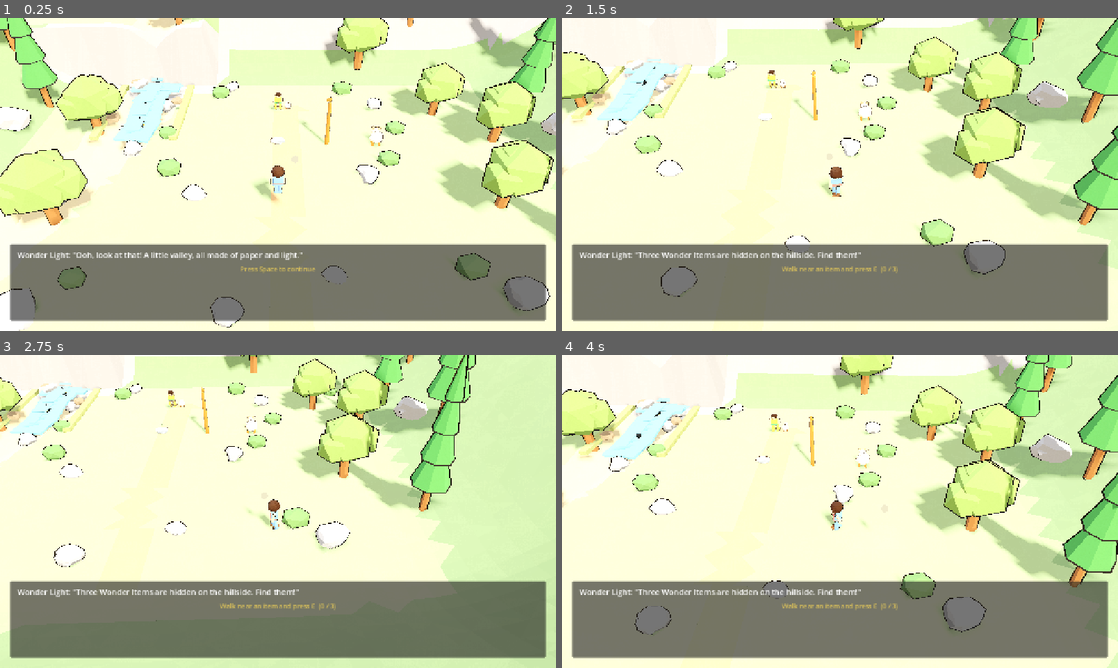
Above: before the commit, frames 1-4 (two rows, left to right).
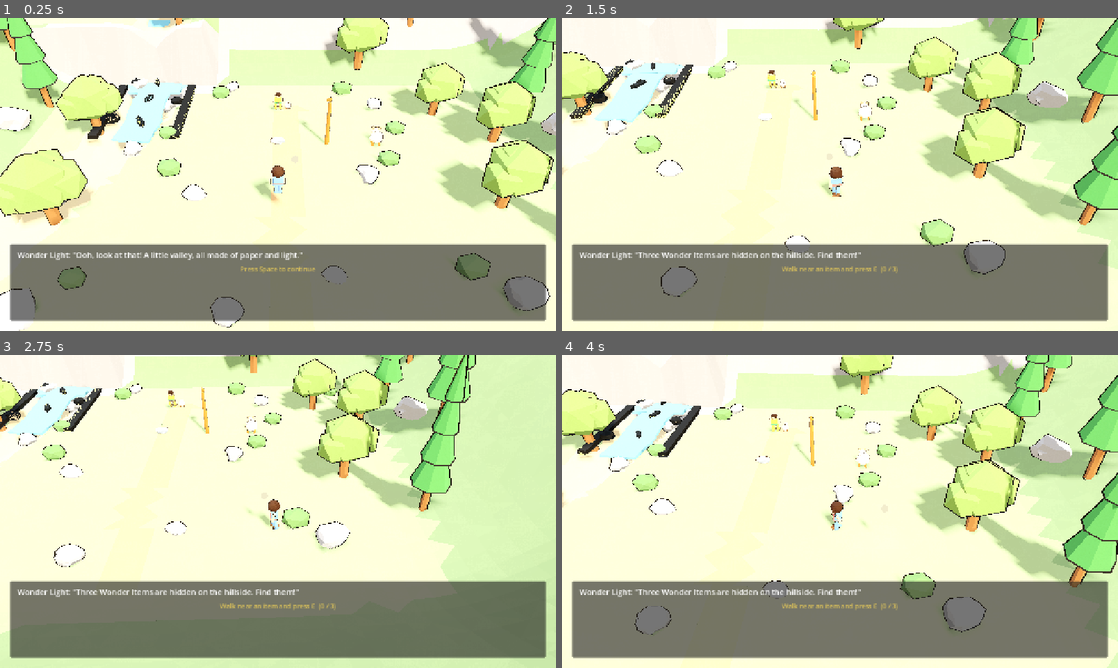
Above: after the commit, the same moments.

Repository: onesLeo/little-light
Game: Godot game, scene res://scenes/main.tscn
Two runs of this game, one before a commit and one after it. Both use one fixed random seed, a clock stepped at 60 frames per second and the inputs below.
Inputs:
- Up to frame 1 (0.25 s): no input
- Up to frame 2 (1.5 s): tap Space (ui_accept) at 0.5, 0.77 s; hold D (move_right) 0.53-1.28 s; hold E (interact) 0.53-1.28 s; hold S (move_back) from 1.28 s (still down); tap Enter at 1.35 s
- Up to frame 3 (2.75 s): tap Space (ui_accept) at 1.52 s; tap E (interact) at 2 s; release S (move_back) at 2.03 s; hold D (move_right) from 2.03 s (still down); hold E (interact) from 2.03 s (still down)
- Up to frame 4 (4 s): release D (move_right) at 2.78 s; release E (interact) at 2.78 s; hold W (move_forward) 2.78-3.53 s; tap Enter at 2.85 s; tap Space (ui_accept) at 3.02, 3.77 s; tap E (interact) at 3.5 s; hold A (move_left) from 3.53 s (still down); hold E (interact) from 3.53 s (still down)

The runs differ from the first frame. In frame 1, 1.0% of the frame differs, in the area x 15-36%, y 0-42%; in frame 2, 1.0%; in frame 3, 0.8%; in frame 4, 1.0%, in the area x 2-25%, y 13-35%.

Commit message:
Art: Bethlehem stream fish alive v5 (continuous cascade)
Swap StreamFishAlive to v5 — continuous waterfall mesh, no water
outlines, single WaterPaper, foam/fish motion only. Keep Godot
stream_alive_clean as belt-and-suspenders.

Diff:
--- a/scenes/main.tscn
+++ b/scenes/main.tscn
@@ -13,7 +13,7 @@
 [ext_resource type="Script" path="res://scripts/camera_director.gd" id="11_camdir"]
 [ext_resource type="Script" path="res://scripts/wonder_item_glow.gd" id="12_glow"]
 [ext_resource type="Script" path="res://scripts/audio_director.gd" id="13_audio"]
-[ext_resource type="PackedScene" path="res://assets/bethlehem_stream_fish_alive_v4.glb" id="14_stream"]
+[ext_resource type="PackedScene" path="res://assets/bethlehem_stream_fish_alive_v5.glb" id="14_stream"]
 [ext_resource type="Script" path="res://scripts/play_all_animation_loops.gd" id="15_loops"]
 [ext_resource type="Script" path="res://scripts/hide_static_valley_water.gd" id="16_hidewater"]
 [ext_resource type="Script" path="res://scripts/charm_award.gd" id="17_charm"]
Binary file added: assets/bethlehem_stream_fish_alive_v5.glb
Not shown, added: assets/bethlehem_stream_fish_alive_v5.glb.import
